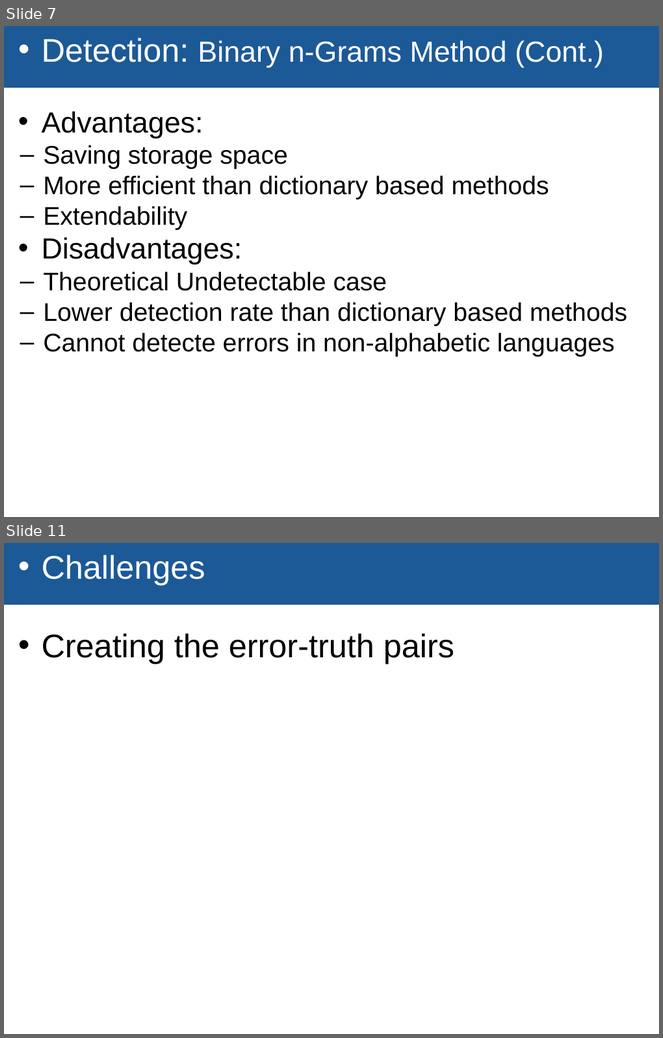
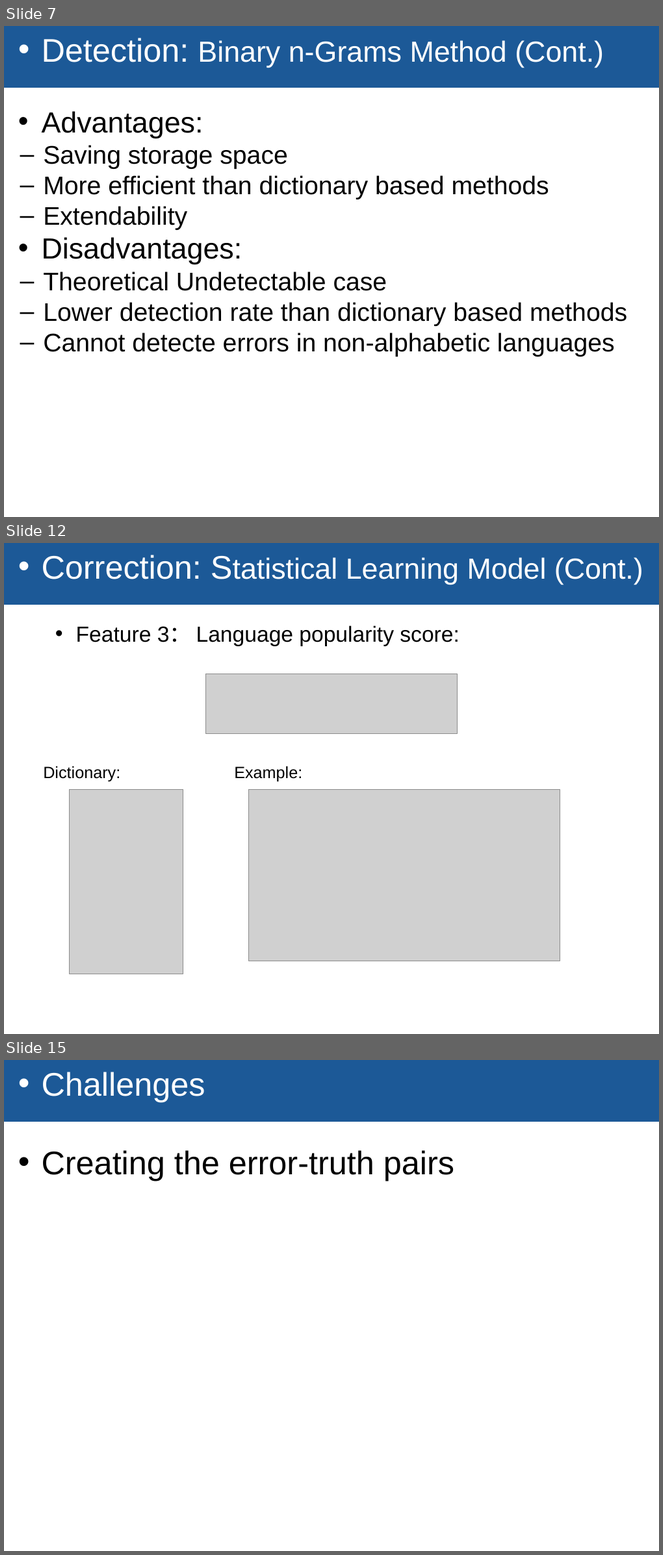
Before and after one commit to TZstatsADS/Fall2018-Project4-sec1-grp5, a slide deck: GR5243 pro4.pptx. Shown one above the other, each under a label of ours: slides 7 and 11 before the commit, slides 7, 12 and 15 after it; the slides between them are not shown. The pictures are 663x1038 and 663x1555 pixels, drawn with LibreOffice and Linux fonts; fonts in the diff are those of the drawing; grey boxes stand for pictures; background and template pictures are left out. Boxes give left, top, right and bottom in pixels: in the first picture for what was removed or moved away, otherwise in the second. Text is boxed around its words. In the diff, an @@ line names an element or a change of style, - is before the commit and + after.

```diff
--- a/GR5243 pro4.pptx
+++ b/GR5243 pro4.pptx
@@ slide 12 added at box(4, 543, 659, 1034), background #FFFFFF; not listed: 1 template element that a slide beside it also shows @@
@@ text added at box(42, 555, 644, 646), 24 pt, text #FFFFFF @@
+• Correction: Statistical Learning Model (Cont.)
+    • Feature 3： Language popularity score:
@@ picture added at box(206, 674, 457, 733) @@
@@ text added at box(43, 766, 120, 782), 18 pt, text #000000 @@
+Dictionary:
@@ text added at box(234, 766, 302, 782), 18 pt, text #000000 @@
+Example:
@@ picture added at box(70, 790, 183, 975) @@
@@ picture added at box(248, 790, 560, 962) @@
@@ what was slide 11 is now slide 15 @@
```
Also in this commit, not shown: 3 slides changed, 3 other slides added, 8 other files.
